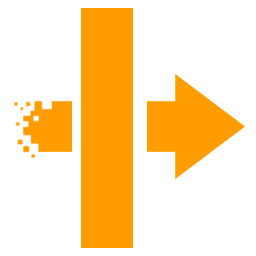
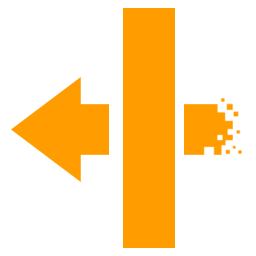
Comparing the layer stacks of the two 256×256 images. Changes:
painted on "Form 1" over 11, 8, 245, 248
